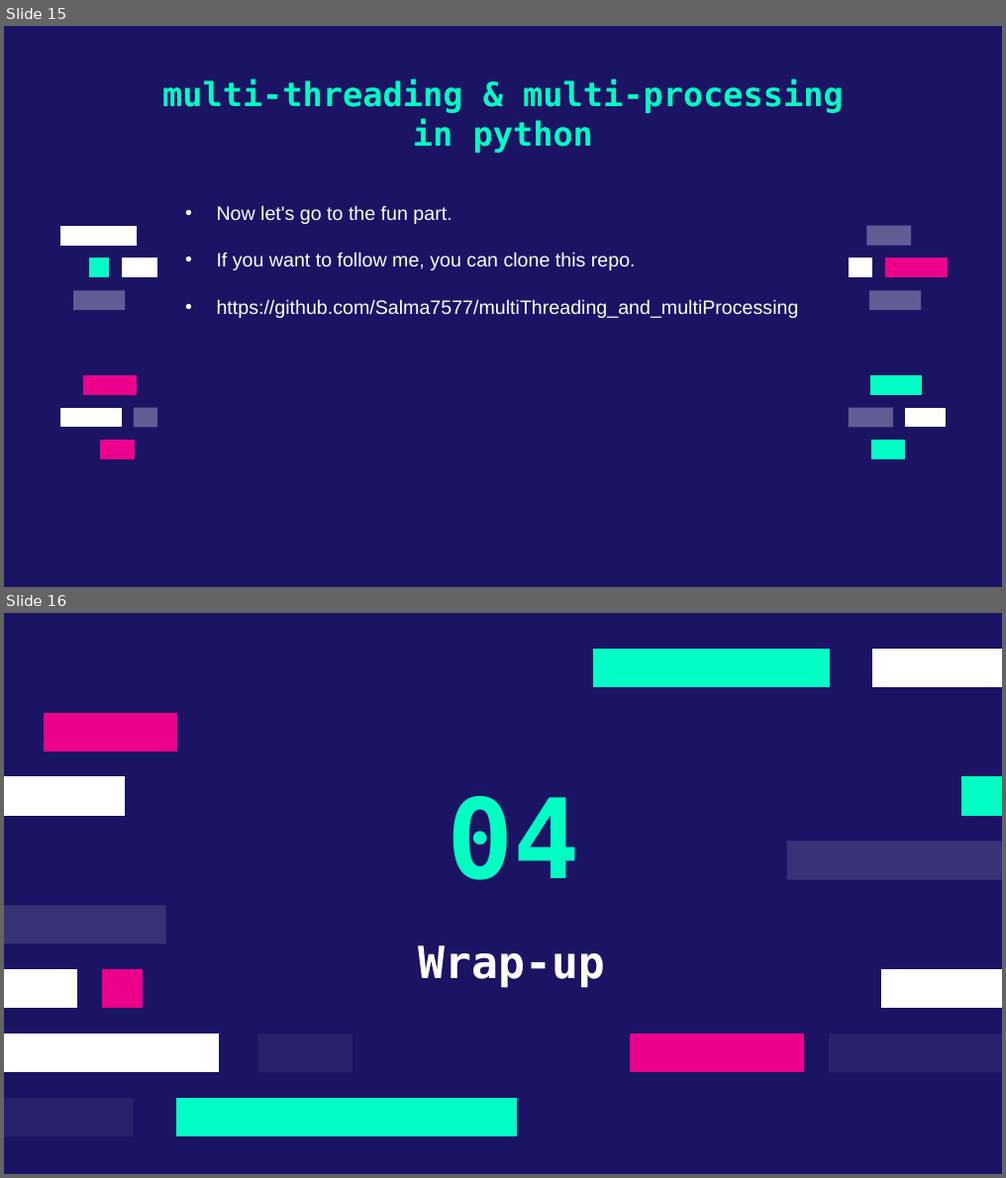
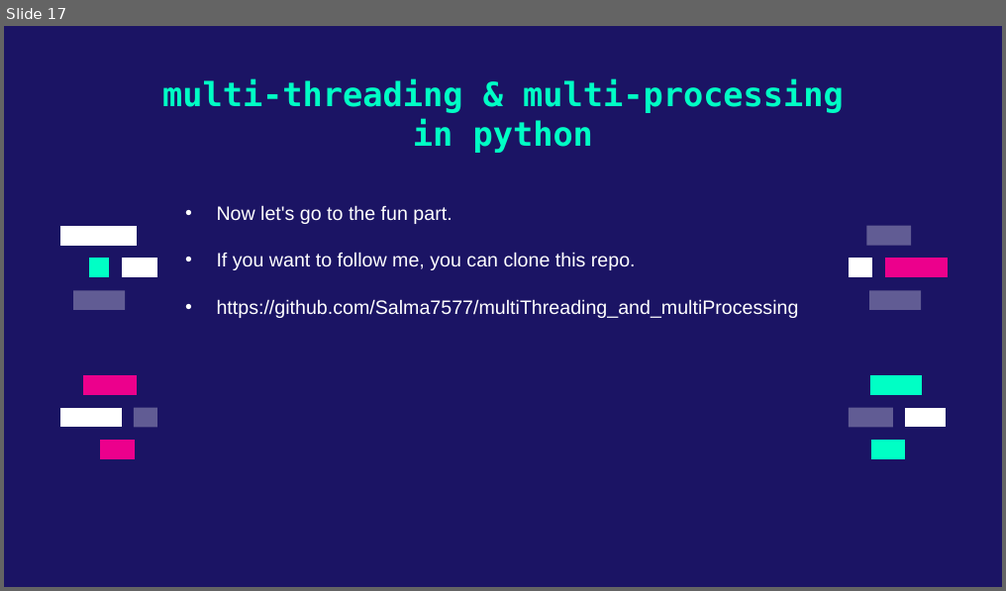
Before and after one commit to Salma7577/multiThreading_and_multiProcessing, a slide deck: Presentation.pptx. Shown one above the other, each under a label of ours: slides 15 and 16 before the commit, slide 17 after it. The pictures are 1006x1178 and 1006x591 pixels, drawn with LibreOffice and Linux fonts; fonts in the diff are those of the drawing. Boxes give left, top, right and bottom in pixels: in the first picture for what was removed or moved away, otherwise in the second. Text is boxed around its words. In the diff, an @@ line names an element or a change of style, - is before the commit and + after.

```diff
--- a/Presentation.pptx
+++ b/Presentation.pptx
@@ slide 16 removed at box(4, 613, 1002, 1174), background #1B1464 @@
@@ freeform shape removed at box(593, 648, 830, 687) @@
@@ freeform shape removed at box(873, 648, 1002, 687) @@
@@ freeform shape removed at box(43, 713, 176, 752) @@
@@ freeform shape removed at box(4, 776, 125, 816) @@
@@ freeform shape removed at box(961, 776, 1002, 816) @@
@@ title removed at box(447, 796, 580, 880) @@
-04
@@ freeform shape removed at box(786, 842, 1002, 880) @@
@@ freeform shape removed at box(4, 905, 166, 945) @@
@@ title removed at box(418, 946, 605, 988) @@
-Wrap-up
@@ freeform shape removed at box(4, 969, 77, 1008) @@
@@ freeform shape removed at box(102, 969, 143, 1008) @@
@@ freeform shape removed at box(881, 969, 1002, 1008) @@
@@ freeform shape removed at box(4, 1034, 220, 1073) @@
@@ freeform shape removed at box(257, 1034, 352, 1073) @@
@@ freeform shape removed at box(630, 1034, 804, 1073) @@
@@ freeform shape removed at box(829, 1034, 1002, 1073) @@
@@ freeform shape removed at box(4, 1098, 133, 1137) @@
@@ freeform shape removed at box(175, 1098, 516, 1137) @@
@@ what was slide 15 is now slide 17 @@
```
Also in this commit, not shown: 4 slides changed, 8 other files.
